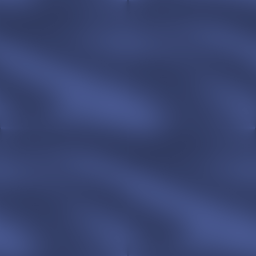
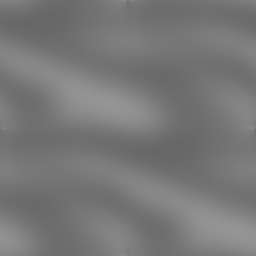
Revision of a layered w=256, h=256 image; what changed, layer by layer:
added layer "Layer" above "Hintergrund-Kopie" over [0, 0, 256, 256]
